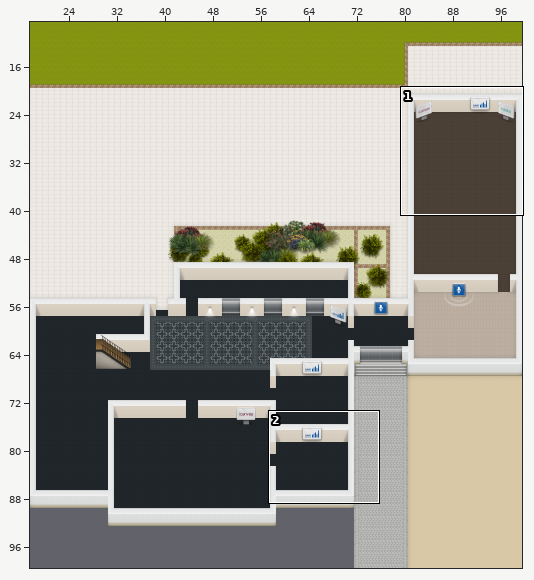
One commit to this Tiled map (JSON): i-untitled..tmj. The picture above shows the old version from afar; the outline marks the close-up.
Close-up. Old version:
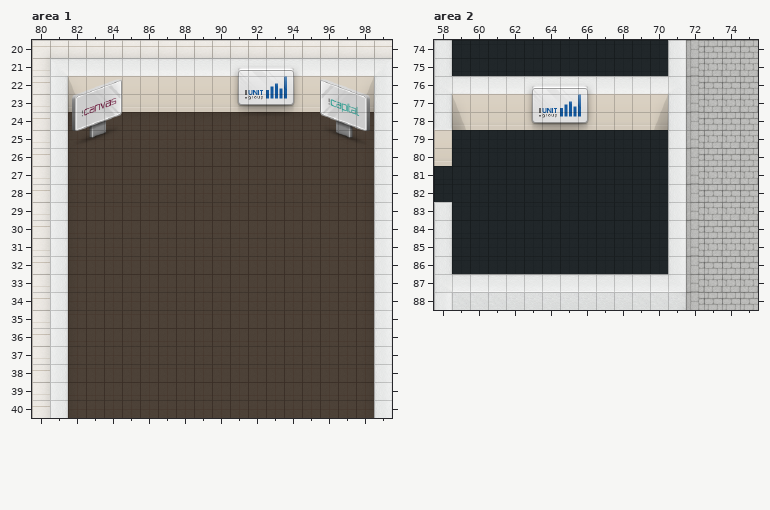
Cells are 32x32 px. Shown: area 1 x 80..99, y 20..40; area 2 x 58..75, y 74..88. The commit also changed other parts of the map, which this record leaves out.
Now the later version:
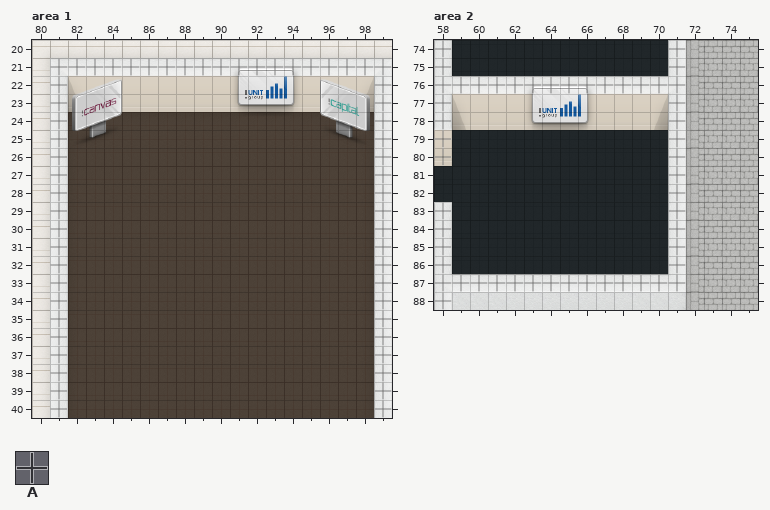
Key: from "group-Map-Textruren": A 203.
_ is an empty cell.
Tiles of an added or newly shown layer are drawn over the layers below it.
Edits made:
Layer "Rahmen" (now shown), area 1:
y 21: x 81..99 ___________________ -> AAAAAAAAAAAAAAAAAAA
y 22..40: x 81 _ -> A; x 99 _ -> A
Layer "Rahmen" (now shown), area 2:
y 74..75: x 58 _ -> A; x 71 _ -> A
y 76: x 58..71 ______________ -> AAAAAAAAAAAAAA
y 77..80: x 58 _ -> A; x 71 _ -> A
y 81..82: x 71 _ -> A
y 83..86: x 58 _ -> A; x 71 _ -> A
y 87: x 58..71 ______________ -> AAAAAAAAAAAAAA
y 88: x 58 _ -> A
Boxes around the changes in both close-ups, in picture pixels (x1, y1, x2, y2):
added: (50, 59, 392, 418)
added: (434, 40, 686, 310)
